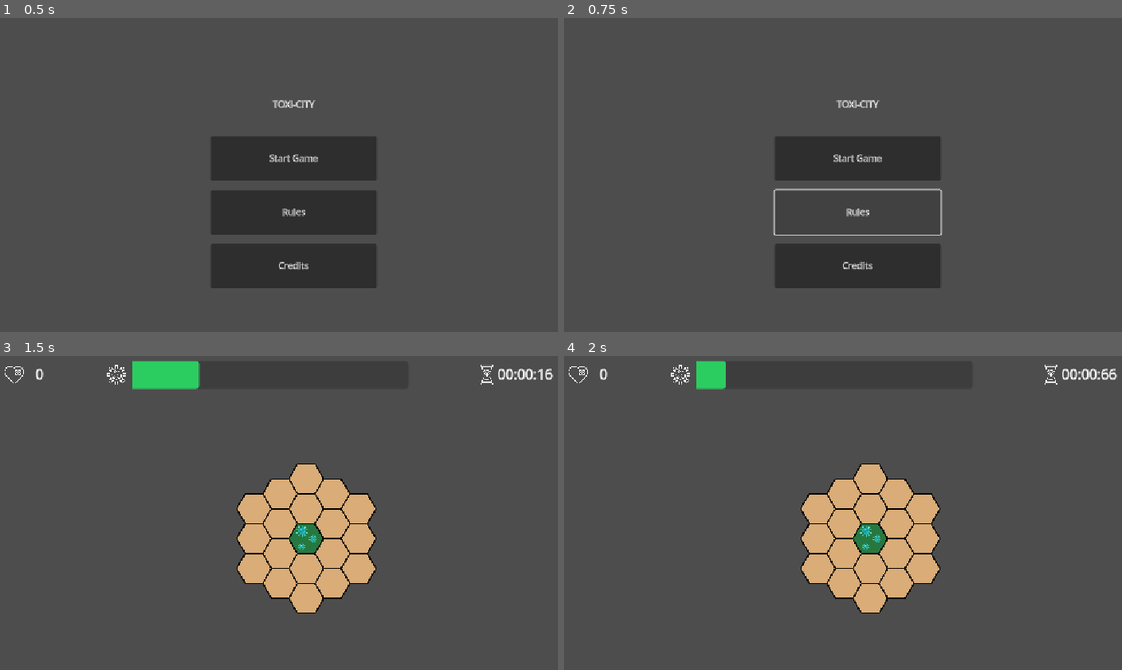
Above: before the commit, frames 1-4 (two rows, left to right).
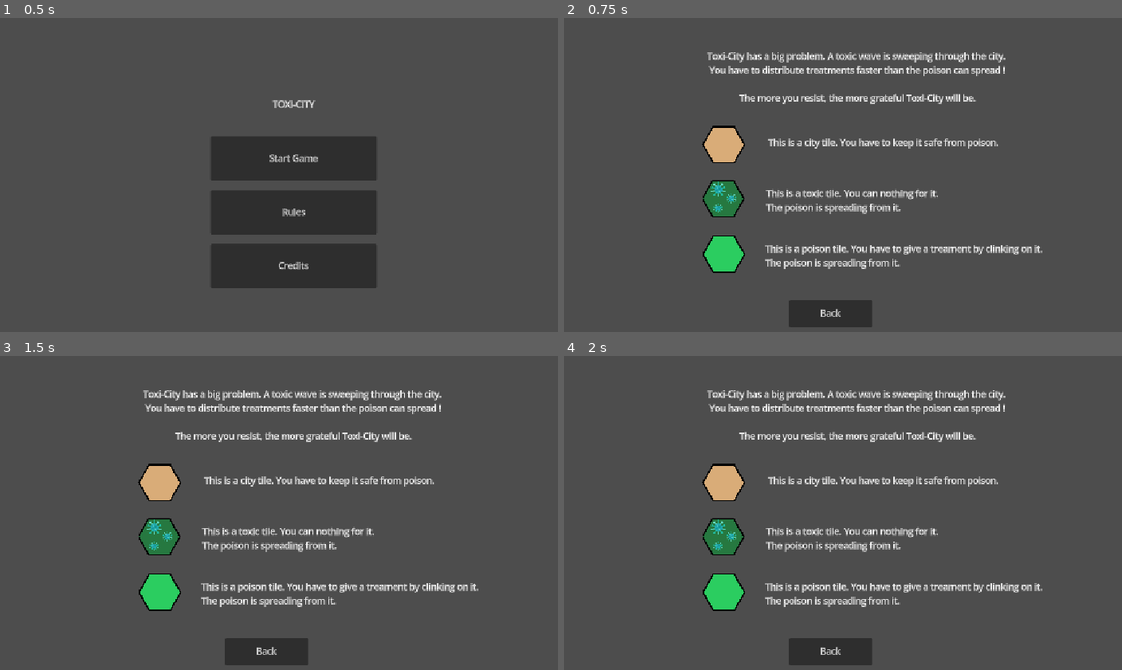
Above: after the commit, the same moments.

Repository: Docarchi/Toxi-City
Game: Godot game, scene res://main_menu.tscn
Two runs of this game, one before a commit and one after it. Both use one fixed random seed, a clock stepped at 60 frames per second and the inputs below.
Inputs:
- Up to frame 1 (0.5 s): no input
- Up to frame 2 (0.75 s): click "Rules" at 0.5 s
- Up to frame 3 (1.5 s): click "Start Game" at 1.25 s
- Up to frame 4 (2 s): no input

Frame 1 is identical in both runs. In frame 2, 16% of the frame differs, in the area x 24-86%, y 10-99%; in frame 3, 17%, in the area x 0-100%, y 1-99%; in frame 4, 16%.

Commit message:
update menu and game over screen

Diff:
--- a/level.gd
+++ b/level.gd
@@ -9,6 +9,11 @@
 @onready var label_timer = $HBoxContainer/label_timer
 @onready var label_nb_heal = $HBoxContainer/label_nb_heal
 @onready var pb_toxicity = $HBoxContainer/Pb_toxicity_level
+var final_text = ["By the way, what's the toxic stuff ?",
+"Could Toxi-City be hiding something ?",
+"This toxic stuff doesn't kill, so why decontaminate ?",
+"It's not toxic, it's just green like... grass ?",
+"Toxi-City demands us to exterminate vegetations !"]
 
 func _ready() -> void:
 	label_timer.start()
@@ -70,6 +75,7 @@
 
 func _on_pb_toxicity_level_value_changed(value: float) -> void:
 	if pb_toxicity.value == pb_toxicity.max_value:
+		$Popup_end/CenterContainer3/Label1.text = final_text[min(final_text.size()-1, round(nb_heal/45))]
 		$Toxi_Propagation.stop()
 		label_timer.stop()
 		$Timer_left.stop()
@@ -77,8 +83,6 @@
 		$Popup_end/CenterContainer2/GridContainer/Label4.text = str(nb_heal)
 		$Popup_end.show()
 		$TextureRect.show()
-		#var victory_scene = load("res://main_menu.tscn")
-		#get_tree().change_scene_to_packed(victory_scene)
 
 
 func _on_timer_left_timeout() -> void:
--- a/level.tscn
+++ b/level.tscn
@@ -43,6 +43,9 @@
 
 [sub_resource type="GradientTexture1D" id="GradientTexture1D_i2t4f"]
 gradient = SubResource("Gradient_km5ld")
+
+[sub_resource type="LabelSettings" id="LabelSettings_km5ld"]
+font_size = 13
 
 [node name="Level" type="Node2D"]
 script = ExtResource("1_vonw3")
@@ -114,7 +117,7 @@
 offset_left = 369.0
 offset_top = 183.0
 offset_right = 823.0
-offset_bottom = 537.0
+offset_bottom = 568.0
 texture = SubResource("GradientTexture1D_i2t4f")
 
 [node name="Popup_end" type="VBoxContainer" parent="."]
@@ -130,7 +133,7 @@
 text = "GAME OVER
 
 Toxi-City was completetly contaminated...
-But you help a lot to to postpone the inevitable.
+But you have done a lot to to postpone the inevitable.
 Toxi-City thanks you !"
 horizontal_alignment = 1
 
@@ -182,6 +185,14 @@
 layout_mode = 2
 text = "Menu"
 
+[node name="CenterContainer3" type="CenterContainer" parent="Popup_end"]
+layout_mode = 2
+
+[node name="Label1" type="Label" parent="Popup_end/CenterContainer3"]
+layout_mode = 2
+text = "By the way, what's the toxic stuff ?"
+label_settings = SubResource("LabelSettings_km5ld")
+
 [connection signal="timeout" from="Timer_left" to="." method="_on_timer_left_timeout"]
 [connection signal="value_changed" from="HBoxContainer/Pb_toxicity_level" to="." method="_on_pb_toxicity_level_value_changed"]
 [connection signal="pressed" from="Popup_end/CenterContainer/HBoxContainer/Button_retry" to="." method="_on_button_retry_pressed"]
--- a/main_menu.gd
+++ b/main_menu.gd
@@ -4,3 +4,19 @@
 func _on_button_pressed() -> void:
 	var game_scene = load("res://level.tscn")
 	get_tree().change_scene_to_packed(game_scene)
+
+
+func _on_button_3_pressed() -> void:
+	$Credits.show()
+
+
+func _on_b_credits_back_pressed() -> void:
+	$Credits.hide()
+
+
+func _on_b_rules_back_pressed() -> void:
+	$Rules.hide()
+
+
+func _on_button_2_pressed() -> void:
+	$Rules.show()
--- a/main_menu.tscn
+++ b/main_menu.tscn
@@ -1,7 +1,22 @@
-[gd_scene load_steps=3 format=3 uid="uid://mmqydtc71d2e"]
+[gd_scene load_steps=8 format=3 uid="uid://mmqydtc71d2e"]
 
 [ext_resource type="Script" uid="uid://duqd1xgjhuv5r" path="res://main_menu.gd" id="1_06t4h"]
 [ext_resource type="AudioStream" uid="uid://cta52o2j4eh4g" path="res://assets/punch-deck-the-soul-crushing-monotony-of-isolation-instrumental-mix(chosic.com).mp3" id="2_7vrkn"]
+[ext_resource type="Texture2D" uid="uid://boj11k6hlkk60" path="res://assets/tiles.png" id="3_fu7sn"]
+
+[sub_resource type="Gradient" id="Gradient_7vrkn"]
+offsets = PackedFloat32Array(0)
+colors = PackedColorArray(0.301961, 0.301961, 0.301961, 1)
+
+[sub_resource type="GradientTexture1D" id="GradientTexture1D_fu7sn"]
+gradient = SubResource("Gradient_7vrkn")
+
+[sub_resource type="Gradient" id="Gradient_fu7sn"]
+offsets = PackedFloat32Array(0)
+colors = PackedColorArray(0.301961, 0.301961, 0.301961, 1)
+
+[sub_resource type="GradientTexture1D" id="GradientTexture1D_jix8l"]
+gradient = SubResource("Gradient_fu7sn")
 
 [node name="MainMenu" type="MarginContainer"]
 anchors_preset = 15
@@ -47,4 +62,115 @@
 stream = ExtResource("2_7vrkn")
 autoplay = true
 
+[node name="Credits" type="TextureRect" parent="."]
+visible = false
+layout_mode = 2
+texture = SubResource("GradientTexture1D_fu7sn")
+
+[node name="VBoxContainer" type="VBoxContainer" parent="Credits"]
+layout_mode = 0
+offset_left = 4.0
+offset_top = 98.0
+offset_right = 916.0
+offset_bottom = 434.0
+theme_override_constants/separation = 50
+
+[node name="Label" type="Label" parent="Credits/VBoxContainer"]
+layout_mode = 2
+size_flags_vertical = 1
+text = "Game Design and Game Dev
+Gaspard Fontanille
+
+Music
+Menu : The soul crushing monotony of isolation (Punch Deck)
+Game : Brazilian street fight (Punch Deck)
+
+Icon from Flaticon"
+horizontal_alignment = 1
+vertical_alignment = 1
+
+[node name="CenterContainer" type="CenterContainer" parent="Credits/VBoxContainer"]
+layout_mode = 2
+
+[node name="B_credits_back" type="Button" parent="Credits/VBoxContainer/CenterContainer"]
+custom_minimum_size = Vector2(150, 50)
+layout_mode = 2
+text = "Back"
+
+[node name="Rules" type="TextureRect" parent="."]
+visible = false
+layout_mode = 2
+texture = SubResource("GradientTexture1D_jix8l")
+
+[node name="Label" type="Label" parent="Rules"]
+layout_mode = 2
+offset_top = -1.0
+offset_right = 912.0
+offset_bottom = 122.0
+text = "Toxi-City has a big problem. A toxic wave is sweeping through the city.
+You have to distribute treatments faster than the poison can spread !
+
+The more you resist, the more grateful Toxi-City will be."
+horizontal_alignment = 1
+
+[node name="City_tile" type="Sprite2D" parent="Rules"]
+position = Vector2(214, 170)
+scale = Vector2(0.3, 0.3)
+texture = ExtResource("3_fu7sn")
+region_enabled = true
+region_rect = Rect2(0, 0, 264.504, 226.748)
+
+[node name="L_city_tile" type="Label" parent="Rules"]
+layout_mode = 2
+offset_left = 294.0
+offset_top = 155.0
+offset_right = 711.0
+offset_bottom = 177.333
+text = "This is a city tile. You have to keep it safe from poison."
+
+[node name="Toxic_tile" type="Sprite2D" parent="Rules"]
+position = Vector2(214, 267)
+scale = Vector2(0.3, 0.3)
+texture = ExtResource("3_fu7sn")
+region_enabled = true
+region_rect = Rect2(267.856, 225.268, 257.682, 225.471)
+
+[node name="L_toxic_tile" type="Label" parent="Rules"]
+layout_mode = 2
+offset_left = 291.0
+offset_top = 247.0
+offset_right = 849.0
+offset_bottom = 294.667
+text = "This is a toxic tile. You can nothing for it.
+The poison is spreading from it."
+
+[node name="Poison_tile" type="Sprite2D" parent="Rules"]
+position = Vector2(214, 368)
+scale = Vector2(0.3, 0.3)
+texture = ExtResource("3_fu7sn")
+region_enabled = true
+region_rect = Rect2(262.769, -1.66788, 257.682, 228.4)
+
+[node name="L_poison_tile" type="Label" parent="Rules"]
+layout_mode = 2
+offset_left = 289.0
+offset_top = 347.0
+offset_right = 847.0
+offset_bottom = 394.667
+text = "This is a poison tile. You have to give a treament by clinking on it.
+The poison is spreading from it."
+
+[node name="B_rules_back" type="Button" parent="Rules"]
+custom_minimum_size = Vector2(150, 50)
+layout_mode = 0
+offset_left = 332.0
+offset_top = 450.0
+offset_right = 482.0
+offset_bottom = 500.0
+text = "Back"
+
 [connection signal="pressed" from="VBoxContainer/Button" to="." method="_on_button_pressed"]
+[connection signal="pressed" from="VBoxContainer/Button2" to="." method="_on_button_2_pressed"]
+[connection signal="pressed" from="VBoxContainer/Button3" to="." method="_on_button_3_pressed"]
+[connection signal="pressed" from="Credits/VBoxContainer/CenterContainer/B_credits_back" to="." method="_on_b_credits_back_pressed"]
+[connection signal="pressed" from="Rules/B_rules_back" to="." method="_on_b_rules_back_pressed"]
Not shown: 1 places in level.tscn that only renumber resources
Not shown, changed: web_export/index.html
Not shown, changed: web_export/index.pck
Not shown, changed: web_export/index.zip
